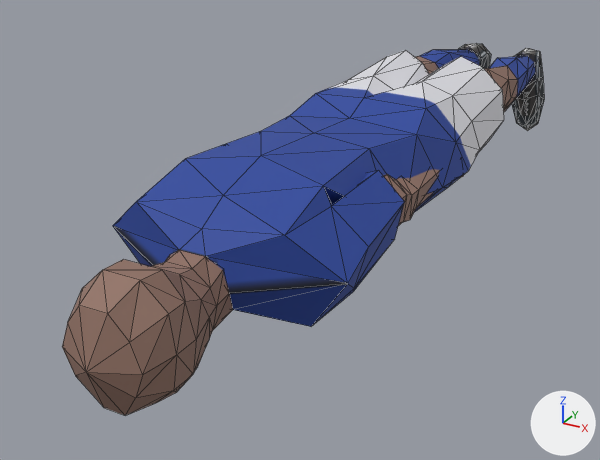
A saved change to the glTF model assets/models/gpf_fullbody.glb.
The view is the same before and after, from a 50 mm camera at (0.689, -2.577, 0.562) aimed at (-0.119, -1.107, -0.173). Every picture has the same lights, and +X, +Y and +Z are marked at lower right. The older version comes first. Mesh edges are drawn as thin lines.

In view in the first picture: 'part_arm_right', 'part_body', 'part_head', 'part_knee_left', 'part_shoe_left', 'part_sock_left', 'part_sock_right' and 2 more.
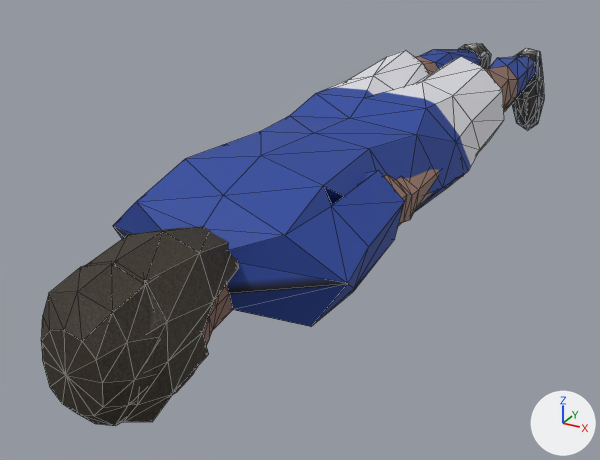
Boxes [x1, y1, x2, y2] around the edits, measured in the pictures (600 x 460 px):
'part_hair_medium02', added
    after: [41, 263, 156, 426]
'part_hair_long01', added
    after: [87, 226, 238, 422]
'part_head', unchanged, covered by the edit
    before: [62, 250, 233, 415]
    after: [173, 284, 233, 394]

Edits to the bpy script that builds the scene:
```text
Add img_darkblonde:
    img_darkblonde = load_image('darkblonde', '_unpacked/darkblonde', 32, 32, 'sRGB')
Add mat_gpf_hair:
    mat_gpf_hair = principled_material('gpf_hair')
    mat_gpf_hair.texture = img_darkblonde
    mat_gpf_hair.roughness = 0.7
Add me_part_hair_medium02:
    me_part_hair_medium02.from_pydata(...)  # 51 vertices, 98 faces; spans x -0.087..0.086, y -1.938..-1.714, z -0.136..0.083
    me_part_hair_medium02.materials.append(mat_gpf_hair)  # picture img_darkblonde
Add me_part_hair_long01:
    me_part_hair_long01.from_pydata(...)  # 51 vertices, 98 faces; spans x -0.104..0.104, y -1.919..-1.604, z -0.155..0.087
    me_part_hair_long01.materials.append(mat_gpf_hair)  # picture img_darkblonde
Add ob_part_hair_medium02:
    ob_part_hair_medium02 = bpy.data.objects.new('part_hair_medium02', me_part_hair_medium02)
    ob_part_hair_medium02.location = (0.0, 0.0, 0.0)
Add ob_part_hair_long01:
    ob_part_hair_long01 = bpy.data.objects.new('part_hair_long01', me_part_hair_long01)
    ob_part_hair_long01.location = (0.0, 0.0, 0.0)
```
